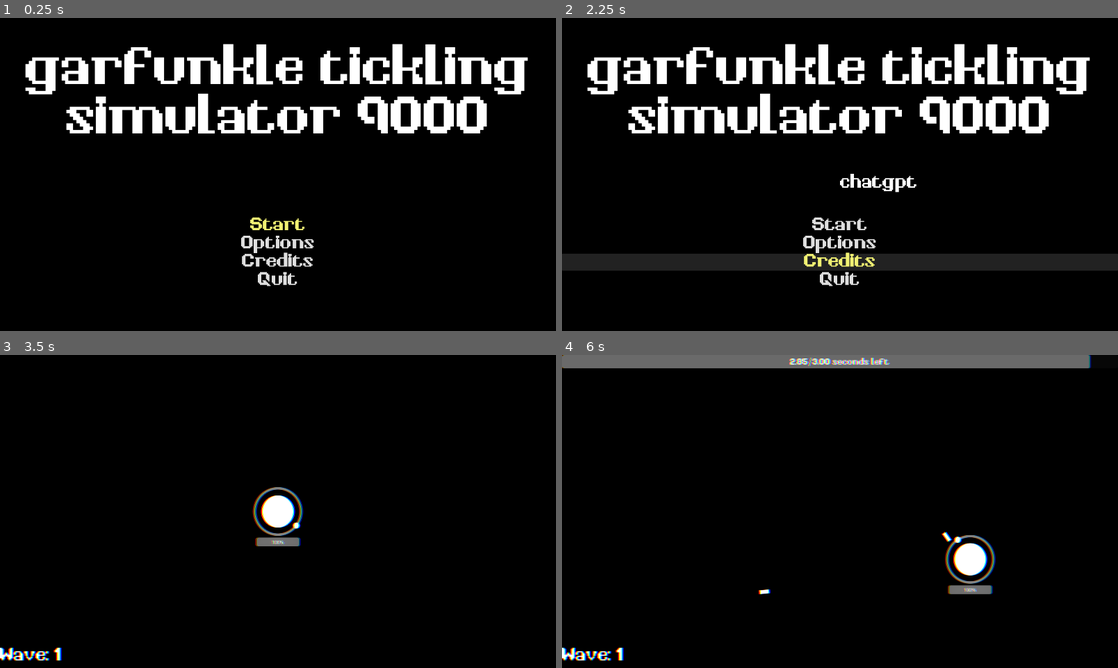
Above: before the commit, frames 1-4 (two rows, left to right).
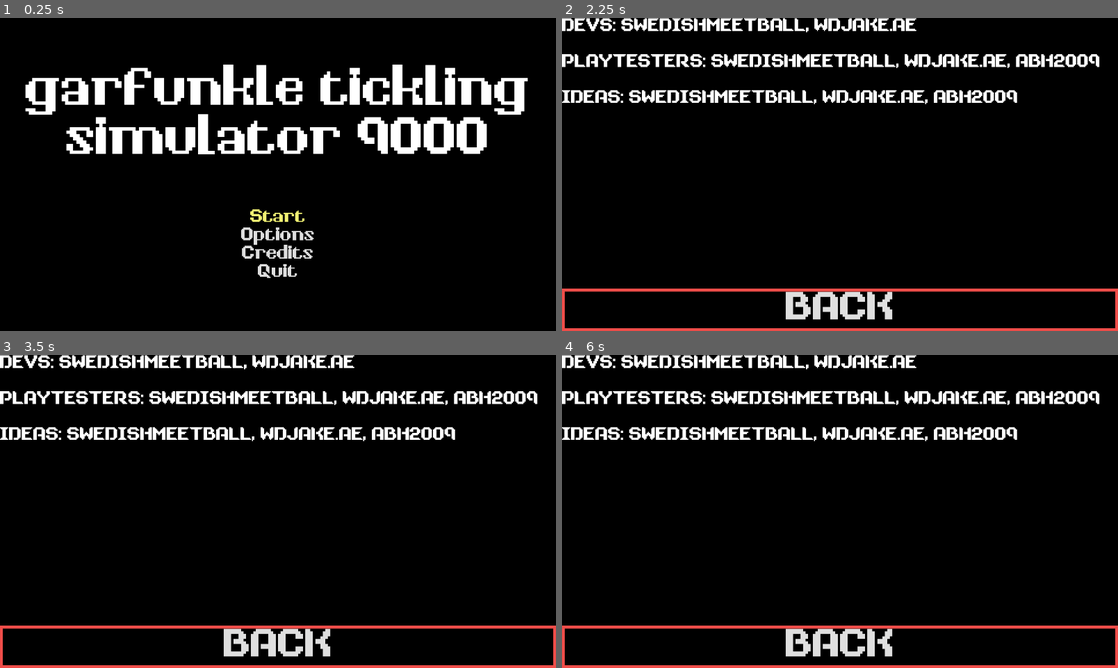
Above: after the commit, the same moments.

Repository: a2kvarnstrom/arcado
Game: Godot game, scene res://scenes/menu.tscn
The game is run twice, just before and just after one commit, with the same random seed, the same clock (stepped at 60 frames per second) and the same inputs.
Inputs (mouse positions are in pixels of both pictures, inside the frame that each line leads up to):
- Up to frame 1 (0.25 s): no input
- Up to frame 2 (2.25 s): click "Options" at 0.5 s; click (840, 309) at 1.25 s, where only the run after the commit has a clickable "BACK"; click "Credits" at 2 s
- Up to frame 3 (3.5 s): click (278, 561) at 2.75 s, where only the run before the commit has a clickable "Start"
- Up to frame 4 (6 s): move the mouse to (962, 495) at 3.52 s; hold D (right) 3.53-4.28 s; click (962, 495) at 3.6 s; move the mouse to (728, 527) at 4.27 s; hold S (down) 4.28-5.03 s; click (728, 527) at 4.35 s; move the mouse to (895, 442) at 5.02 s; hold D (right) 5.03-5.78 s; click (895, 442) at 5.1 s; move the mouse to (812, 574) at 5.77 s; hold W (up) from 5.78 s (still down); click (812, 574) at 5.85 s

The runs differ from the first frame. In frame 1, 16% of the frame differs, in the area x 4-95%, y 8-86%; in frame 2, 23%, in the area x 0-100%, y 0-100%; in frame 3, 11%; in frame 4, 13%.

Commit message:
:D
d

Diff:
--- a/scenes/circle_enemy.tscn
+++ b/scenes/circle_enemy.tscn
@@ -1,6 +1,7 @@
-[gd_scene load_steps=7 format=3 uid="uid://suderjlct2q"]
+[gd_scene load_steps=8 format=3 uid="uid://suderjlct2q"]
 
 [ext_resource type="Script" path="res://scripts/enemies/circle_enemy.gd" id="1_t16ow"]
+[ext_resource type="PackedScene" uid="uid://ns86d0hmx05g" path="res://scenes/off_screen_marker.tscn" id="2_7fjq8"]
 [ext_resource type="Script" path="res://scripts/systems/entity/health.gd" id="4_qb62g"]
 [ext_resource type="Script" path="res://scripts/systems/entity/hurtbox.gd" id="5_bsgsf"]
 [ext_resource type="Script" path="res://scripts/systems/entity/hitbox.gd" id="6_3f0pn"]
@@ -13,6 +14,8 @@
 
 [node name="CircleEnemy" type="CharacterBody2D"]
 script = ExtResource("1_t16ow")
+
+[node name="OffScreenMarker" parent="." instance=ExtResource("2_7fjq8")]
 
 [node name="Health" type="Node" parent="."]
 script = ExtResource("4_qb62g")
--- a/scenes/credits.tscn
+++ b/scenes/credits.tscn
@@ -1,6 +1,8 @@
-[gd_scene load_steps=2 format=3 uid="uid://bjoclqy0k12v5"]
+[gd_scene load_steps=4 format=3 uid="uid://bjoclqy0k12v5"]
 
 [ext_resource type="Theme" uid="uid://cdp1vqedgum7d" path="res://themes/menu.tres" id="1_82hpl"]
+[ext_resource type="Script" path="res://scripts/systems/menus/credits.gd" id="1_lqt57"]
+[ext_resource type="StyleBox" uid="uid://cv88a6udmx6gh" path="res://scenes/new_style_box_flat.tres" id="2_ko08v"]
 
 [node name="Credits" type="Control"]
 layout_mode = 3
@@ -9,10 +11,30 @@
 anchor_bottom = 1.0
 grow_horizontal = 2
 grow_vertical = 2
+script = ExtResource("1_lqt57")
 
 [node name="Label" type="Label" parent="."]
 layout_mode = 0
-offset_right = 40.0
-offset_bottom = 23.0
+offset_right = 1920.0
+offset_bottom = 183.0
 theme = ExtResource("1_82hpl")
-text = "chatgpt"
+text = "DEVS: SWEDISHMEETBALL, WDJAKE.AE
+
+PLAYTESTERS: SWEDISHMEETBALL, WDJAKE.AE, ABH2009
+
+IDEAS: SWEDISHMEETBALL, WDJAKE.AE, ABH2009"
+
+[node name="VBoxContainer" type="VBoxContainer" parent="."]
+layout_mode = 0
+offset_right = 1920.0
+offset_bottom = 1080.0
+alignment = 2
+
+[node name="Button" type="Button" parent="VBoxContainer"]
+layout_mode = 2
+theme = ExtResource("1_82hpl")
+theme_override_font_sizes/font_size = 150
+theme_override_styles/normal = ExtResource("2_ko08v")
+text = "BACK"
+
+[connection signal="pressed" from="VBoxContainer/Button" to="." method="_on_button_pressed"]
--- a/scenes/main.tscn
+++ b/scenes/main.tscn
@@ -61,7 +61,7 @@
 script = ExtResource("7_7ujij")
 enemy = 0
 amount = 1
-time = 0.0
+time = 1.0
 
 [sub_resource type="Resource" id="Resource_fy1yx"]
 script = ExtResource("7_7ujij")
--- a/scenes/menu.tscn
+++ b/scenes/menu.tscn
@@ -5,57 +5,52 @@
 
 [node name="Menu" type="Control"]
 layout_mode = 3
-anchors_preset = 8
-anchor_left = 0.5
-anchor_top = 0.5
-anchor_right = 0.5
-anchor_bottom = 0.5
+anchors_preset = 15
+anchor_right = 1.0
+anchor_bottom = 1.0
 grow_horizontal = 2
 grow_vertical = 2
 theme = ExtResource("1_0mi8l")
 script = ExtResource("1_3wsxt")
 
 [node name="VBoxContainer" type="VBoxContainer" parent="."]
-layout_mode = 1
-anchors_preset = 5
-anchor_left = 0.5
-anchor_right = 0.5
-offset_left = -960.0
-offset_right = 960.0
-offset_bottom = 542.0
-grow_horizontal = 2
+layout_mode = 0
+offset_right = 1920.0
+offset_bottom = 1080.0
+theme_override_constants/separation = 150
 alignment = 1
 
-[node name="StartButton" type="Button" parent="VBoxContainer"]
+[node name="Label" type="Label" parent="VBoxContainer"]
 layout_mode = 2
-focus_neighbor_top = NodePath("../QuitButton")
-text = "Start"
-
-[node name="OptionsButton" type="Button" parent="VBoxContainer"]
-layout_mode = 2
-text = "Options"
-
-[node name="CreditsButton" type="Button" parent="VBoxContainer"]
-layout_mode = 2
-text = "Credits"
-
-[node name="QuitButton" type="Button" parent="VBoxContainer"]
-layout_mode = 2
-focus_neighbor_bottom = NodePath("../StartButton")
-text = "Quit"
-
-[node name="Label" type="Label" parent="."]
-layout_mode = 0
-offset_left = -960.0
-offset_top = -540.0
-offset_right = 960.0
 theme_override_font_sizes/font_size = 200
 text = "garfunkle tickling simulator 9000"
 horizontal_alignment = 1
 vertical_alignment = 1
 autowrap_mode = 3
 
-[connection signal="pressed" from="VBoxContainer/StartButton" to="." method="_on_start_button_pressed"]
-[connection signal="pressed" from="VBoxContainer/OptionsButton" to="." method="_on_options_button_pressed"]
-[connection signal="pressed" from="VBoxContainer/CreditsButton" to="." method="_on_credits_button_pressed"]
-[connection signal="pressed" from="VBoxContainer/QuitButton" to="." method="_on_quit_button_pressed"]
+[node name="VBoxContainer" type="VBoxContainer" parent="VBoxContainer"]
+layout_mode = 2
+alignment = 2
+
+[node name="StartButton" type="Button" parent="VBoxContainer/VBoxContainer"]
+layout_mode = 2
+focus_neighbor_top = NodePath("../QuitButton")
+text = "Start"
+
+[node name="OptionsButton" type="Button" parent="VBoxContainer/VBoxContainer"]
+layout_mode = 2
+text = "Options"
+
+[node name="CreditsButton" type="Button" parent="VBoxContainer/VBoxContainer"]
+layout_mode = 2
+text = "Credits"
+
+[node name="QuitButton" type="Button" parent="VBoxContainer/VBoxContainer"]
+layout_mode = 2
+focus_neighbor_bottom = NodePath("../StartButton")
+text = "Quit"
+
+[connection signal="pressed" from="VBoxContainer/VBoxContainer/StartButton" to="." method="_on_start_button_pressed"]
+[connection signal="pressed" from="VBoxContainer/VBoxContainer/OptionsButton" to="." method="_on_options_button_pressed"]
+[connection signal="pressed" from="VBoxContainer/VBoxContainer/CreditsButton" to="." method="_on_credits_button_pressed"]
+[connection signal="pressed" from="VBoxContainer/VBoxContainer/QuitButton" to="." method="_on_quit_button_pressed"]
--- a/scenes/new_style_box_flat.tres
+++ b/scenes/new_style_box_flat.tres
@@ -6,4 +6,4 @@
 border_width_top = 10
 border_width_right = 10
 border_width_bottom = 10
-border_color = Color(0.326344, 0.799994, 0.976862, 1)
+border_color = Color(0.937255, 0.301961, 0.286275, 1)
--- a/scenes/options.tscn
+++ b/scenes/options.tscn
@@ -1,4 +1,8 @@
-[gd_scene format=3 uid="uid://b68f8g7qwyut7"]
+[gd_scene load_steps=4 format=3 uid="uid://b68f8g7qwyut7"]
+
+[ext_resource type="Script" path="res://scripts/systems/menus/options.gd" id="1_f2nhr"]
+[ext_resource type="Theme" uid="uid://cdp1vqedgum7d" path="res://themes/menu.tres" id="2_m6lnw"]
+[ext_resource type="StyleBox" uid="uid://cv88a6udmx6gh" path="res://scenes/new_style_box_flat.tres" id="3_202s5"]
 
 [node name="Options" type="Control"]
 layout_mode = 3
@@ -7,3 +11,29 @@
 anchor_bottom = 1.0
 grow_horizontal = 2
 grow_vertical = 2
+script = ExtResource("1_f2nhr")
+
+[node name="Label" type="Label" parent="."]
+layout_mode = 0
+offset_right = 1920.0
+offset_bottom = 200.0
+theme = ExtResource("2_m6lnw")
+theme_override_font_sizes/font_size = 150
+text = "i forgor 💀"
+horizontal_alignment = 1
+vertical_alignment = 1
+
+[node name="VBoxContainer" type="VBoxContainer" parent="."]
+layout_mode = 0
+offset_right = 1920.0
+offset_bottom = 1080.0
+alignment = 2
+
+[node name="Button" type="Button" parent="VBoxContainer"]
+layout_mode = 2
+theme = ExtResource("2_m6lnw")
+theme_override_font_sizes/font_size = 150
+theme_override_styles/normal = ExtResource("3_202s5")
+text = "BACK"
+
+[connection signal="pressed" from="VBoxContainer/Button" to="." method="_on_button_pressed"]
--- a/scenes/pink_ring.tscn
+++ b/scenes/pink_ring.tscn
@@ -1,7 +1,8 @@
-[gd_scene load_steps=5 format=3 uid="uid://ydgo8j75g08a"]
+[gd_scene load_steps=6 format=3 uid="uid://ydgo8j75g08a"]
 
 [ext_resource type="Script" path="res://scripts/systems/entity/health.gd" id="1_y3hnq"]
 [ext_resource type="Script" path="res://scripts/enemies/pink_ring.gd" id="1_yuy40"]
+[ext_resource type="PackedScene" uid="uid://ns86d0hmx05g" path="res://scenes/off_screen_marker.tscn" id="2_co2ox"]
 [ext_resource type="Script" path="res://scripts/systems/entity/hurtbox.gd" id="2_u7whp"]
 
 [sub_resource type="CircleShape2D" id="CircleShape2D_5dx4l"]
@@ -9,6 +10,8 @@
 
 [node name="PinkRing" type="CharacterBody2D"]
 script = ExtResource("1_yuy40")
+
+[node name="OffScreenMarker" parent="." instance=ExtResource("2_co2ox")]
 
 [node name="Health" type="Node" parent="." node_paths=PackedStringArray("healthbar")]
 script = ExtResource("1_y3hnq")
--- a/scenes/square_enemy.tscn
+++ b/scenes/square_enemy.tscn
@@ -1,8 +1,9 @@
-[gd_scene load_steps=10 format=3 uid="uid://bjc5d8yo4bah2"]
+[gd_scene load_steps=11 format=3 uid="uid://bjc5d8yo4bah2"]
 
 [ext_resource type="Script" path="res://scripts/systems/state_machine/state_machine.gd" id="1_ffjy1"]
 [ext_resource type="Script" path="res://scripts/enemies/square_enemy.gd" id="1_jnia6"]
 [ext_resource type="Script" path="res://scripts/systems/entity/health.gd" id="2_1rrbv"]
+[ext_resource type="PackedScene" uid="uid://ns86d0hmx05g" path="res://scenes/off_screen_marker.tscn" id="2_yrd04"]
 [ext_resource type="Script" path="res://scripts/systems/entity/hurtbox.gd" id="3_xhvbw"]
 [ext_resource type="Script" path="res://scripts/systems/state_machine/follow_state.gd" id="4_qn4ji"]
 [ext_resource type="Script" path="res://scripts/systems/state_machine/shooting_state.gd" id="5_7yty5"]
@@ -16,6 +17,8 @@
 
 [node name="SquareEnemy" type="CharacterBody2D"]
 script = ExtResource("1_jnia6")
+
+[node name="OffScreenMarker" parent="." instance=ExtResource("2_yrd04")]
 
 [node name="CollisionShape2D" type="CollisionShape2D" parent="."]
 shape = SubResource("RectangleShape2D_iyj5g")
--- a/scenes/triangle_enemy.tscn
+++ b/scenes/triangle_enemy.tscn
@@ -1,12 +1,15 @@
-[gd_scene load_steps=5 format=3 uid="uid://votgru8trgx8"]
+[gd_scene load_steps=6 format=3 uid="uid://votgru8trgx8"]
 
 [ext_resource type="Script" path="res://scripts/enemies/triangle_enemy.gd" id="1_c0kp1"]
+[ext_resource type="PackedScene" uid="uid://ns86d0hmx05g" path="res://scenes/off_screen_marker.tscn" id="2_a38is"]
 [ext_resource type="PackedScene" uid="uid://5q38gco3sk5l" path="res://scenes/laser.tscn" id="2_oglgs"]
 [ext_resource type="Script" path="res://scripts/systems/entity/health.gd" id="5_lkrhj"]
 [ext_resource type="Script" path="res://scripts/systems/entity/hurtbox.gd" id="6_4let0"]
 
 [node name="TriangleEnemy" type="CharacterBody2D"]
 script = ExtResource("1_c0kp1")
+
+[node name="OffScreenMarker" parent="." instance=ExtResource("2_a38is")]
 
 [node name="Laser" parent="." instance=ExtResource("2_oglgs")]
 
--- a/scenes/yellow_triangle.tscn
+++ b/scenes/yellow_triangle.tscn
@@ -1,7 +1,8 @@
-[gd_scene load_steps=8 format=3 uid="uid://6aey5w2fps3r"]
+[gd_scene load_steps=9 format=3 uid="uid://6aey5w2fps3r"]
 
 [ext_resource type="Script" path="res://scripts/enemies/yellow_triangle.gd" id="1_fhx5e"]
 [ext_resource type="Script" path="res://scripts/systems/entity/health.gd" id="1_ocecq"]
+[ext_resource type="PackedScene" uid="uid://ns86d0hmx05g" path="res://scenes/off_screen_marker.tscn" id="2_0xvks"]
 [ext_resource type="Script" path="res://scripts/systems/entity/hurtbox.gd" id="2_pfda7"]
 [ext_resource type="Script" path="res://scripts/systems/state_machine/state_machine.gd" id="4_fflhh"]
 [ext_resource type="Script" path="res://scripts/systems/state_machine/follow_state.gd" id="5_3xerp"]
@@ -10,6 +11,8 @@
 
 [node name="YellowTriangle" type="CharacterBody2D"]
 script = ExtResource("1_fhx5e")
+
+[node name="OffScreenMarker" parent="." instance=ExtResource("2_0xvks")]
 
 [node name="Health" type="Node" parent="." node_paths=PackedStringArray("healthbar")]
 script = ExtResource("1_ocecq")
--- a/scripts/enemies/circle_enemy.gd
+++ b/scripts/enemies/circle_enemy.gd
@@ -3,11 +3,13 @@
 @onready var main: Node = get_tree().get_root().get_node("main")
 @export var move_speed: float = 50.0
 @onready var projectile = load("res://scenes/circle_projectile.tscn")
+@onready var off_screen_marker: Node2D = $OffScreenMarker
 
 var shoot_cooldown: float = 1.0
 var player: CharacterBody2D
 
 func _ready() -> void:
+	off_screen_marker.color = Color.CORNFLOWER_BLUE
 	player = get_tree().get_first_node_in_group("Player")
 	print("circle")
 
--- a/scripts/enemies/pink_ring.gd
+++ b/scripts/enemies/pink_ring.gd
@@ -3,11 +3,13 @@
 @onready var main: Node = get_tree().get_root().get_node("main")
 @onready var projectile = load("res://scenes/circle_projectile.tscn")
 @onready var progress_bar: ProgressBar = $ProgressBar
+@onready var off_screen_marker: Node2D = $OffScreenMarker
 
 var shoot_cooldown: float = 1.0
 var player: CharacterBody2D
 
 func _ready() -> void:
+	off_screen_marker.color = Color.HOT_PINK
 	player = get_tree().get_first_node_in_group("Player")
 	print("ring")
 
--- a/scripts/enemies/square_enemy.gd
+++ b/scripts/enemies/square_enemy.gd
@@ -1,6 +1,8 @@
 extends CharacterBody2D
+@onready var off_screen_marker: Node2D = $OffScreenMarker
 
 func _ready() -> void:
+	off_screen_marker.color = Color.RED
 	print("square")
 
 func _physics_process(_delta: float) -> void:
--- a/scripts/enemies/triangle_enemy.gd
+++ b/scripts/enemies/triangle_enemy.gd
@@ -3,11 +3,13 @@
 @export var SPEED: float = 100.0
 @export var stop_dist: float = 400.0
 @onready var laser: Node2D = $Laser
+@onready var off_screen_marker: Node2D = $OffScreenMarker
 
 var cooldown: float = 2.0
 var player: CharacterBody2D
 
 func _ready() -> void:
+	off_screen_marker.color = Color.GREEN
 	player = get_tree().get_first_node_in_group("Player")
 	print("triangle")
 
--- a/scripts/enemies/yellow_triangle.gd
+++ b/scripts/enemies/yellow_triangle.gd
@@ -3,6 +3,7 @@
 @export var SPEED: float = 100.0
 @export var stop_dist: float = 400.0
 @onready var laser: Node2D = $Laser
+@onready var off_screen_marker: Node2D = $OffScreenMarker
 
 var cooldown: float
 var player: CharacterBody2D
@@ -10,6 +11,7 @@
 signal cooldown_complete
 
 func _ready() -> void:
+	off_screen_marker.color = Color.YELLOW
 	player = get_tree().get_first_node_in_group("Player")
 	print("triangle")
 
--- a/scripts/systems/entity/marker_sprite.gd
+++ b/scripts/systems/entity/marker_sprite.gd
@@ -1,5 +1,6 @@
 extends Node2D
 
+var color: Color
 
 # Called when the node enters the scene tree for the first time.
 func _ready() -> void:
@@ -11,5 +12,5 @@
 	pass
 
 func _draw() -> void:
-	draw_polygon(PackedVector2Array([Vector2(0.0, 0.0), Vector2(-20.0, -10.0), Vector2(-20.0, 10.0)]), PackedColorArray([Color.ORANGE]))
-	draw_circle(Vector2(-20.0, 0.0), 10.0, Color.ORANGE)
+	draw_polygon(PackedVector2Array([Vector2(0.0, 0.0), Vector2(-20.0, -10.0), Vector2(-20.0, 10.0)]), PackedColorArray([color]))
+	draw_circle(Vector2(-20.0, 0.0), 10.0, color)
--- a/scripts/systems/entity/off_screen_marker.gd
+++ b/scripts/systems/entity/off_screen_marker.gd
@@ -1,4 +1,6 @@
 extends Node2D
+
+@export var color: Color
 
 @onready var sprite: Node2D = $Sprite
 
@@ -6,7 +8,7 @@
 
 # Called when the node enters the scene tree for the first time.
 func _ready() -> void:
-	pass # Replace with function body.
+	sprite.color = color
 
 # Called every frame. 'delta' is the elapsed time since the previous frame.
 func _process(delta: float) -> void:
@@ -18,8 +20,27 @@
 	set_marker_rotation()
 
 func set_marker_position(bounds: Rect2) -> void:
-	sprite.global_position.x = clampi(global_position.x, bounds.position.x, bounds.end.x)
-	sprite.global_position.y = clampi(global_position.y, bounds.position.y, bounds.end.y)
+	if(target_position == null):
+		sprite.global_position.x = clampi(global_position.x, bounds.position.x, bounds.end.x)
+		sprite.global_position.y = clampi(global_position.y, bounds.position.y, bounds.end.y)
+	else:
+		var displacement = global_position - target_position
+		var length
+
+		var tl = (bounds.position - target_position).angle()
+		var tr = (Vector2(bounds.end.x, bounds.position.y) - target_position).angle()
+		var bl = (Vector2(bounds.position.x, bounds.end.y) - target_position).angle()
+		var br = (bounds.end - target_position).angle()
+		if((displacement.anglet() > tl && displacement.angle() < tr)) || (displacement.angle() < bl  && displacement.angle() > br):
+			var y_length = clampf(displacement.y, bounds.position.y - target_position.y, bounds.end.y - target_position.y)
+			var angle = displacement.angle() - PI / 2.0
+			length = y_length / cos(angle) if cos(angle) != 0 else y_length
+		else:
+			var x_length = clampf(displacement.x, bounds.position.x - target_position.x, bounds.end.x - target_position.x)
+			var angle = displacement.angle()
+			length = x_length / cos(angle) if cos(angle) != 0 else x_length
+
+		sprite.global_position = (length * Vector2.from_angle(displacement.angle())) + target_position
 
 	if(bounds.has_point(global_position)):
 		hide()
--- /dev/null
+++ b/scripts/systems/menus/credits.gd
@@ -0,0 +1,5 @@
+extends Control
+
+func _on_button_pressed() -> void:
+	get_node("../VBoxContainer").visible = true
+	queue_free()
--- a/scripts/systems/menus/menu.gd
+++ b/scripts/systems/menus/menu.gd
@@ -4,7 +4,7 @@
 @onready var credits: PackedScene = preload("res://scenes/credits.tscn")
 
 func _ready() -> void:
-	$VBoxContainer/StartButton.grab_focus()
+	$VBoxContainer/VBoxContainer/StartButton.grab_focus()
 
 func _on_start_button_pressed() -> void:
 	get_tree().change_scene_to_file("res://scenes/main.tscn")
@@ -12,10 +12,12 @@
 func _on_options_button_pressed() -> void:
 	var options_menu = options.instantiate()
 	get_tree().current_scene.add_child(options_menu)
+	$VBoxContainer.visible = false
 
 func _on_credits_button_pressed() -> void:
 	var credits_menu = credits.instantiate()
 	get_tree().current_scene.add_child(credits_menu)
+	$VBoxContainer.visible = false
 
 func _on_quit_button_pressed() -> void:
 	get_tree().quit()
--- /dev/null
+++ b/scripts/systems/menus/options.gd
@@ -0,0 +1,5 @@
+extends Control
+
+func _on_button_pressed() -> void:
+	get_node("../VBoxContainer").visible = true
+	queue_free()
--- a/scripts/systems/menus/upgrades_ui.gd
+++ b/scripts/systems/menus/upgrades_ui.gd
@@ -13,7 +13,7 @@
 
 
 func _on_hp_pressed() -> void:
-	player.health.health += 5
+	player.health.set_max_health(player.health.get_max_health() + 5)
 
 
 func _on_def_pressed() -> void:
@@ -38,4 +38,4 @@
 
 func _on_weapons_pressed() -> void:
 	add_child(load("res://scenes/weapon_ui.tscn").instantiate())
-	$VBoxContainer.visible = !$VBoxContainer.visible
+	$VBoxContainer.visible = false
--- a/scripts/systems/menus/weapon_ui.gd
+++ b/scripts/systems/menus/weapon_ui.gd
@@ -24,4 +24,5 @@
 
 
 func _on_button_pressed() -> void:
-	get_tree().change_scene_to_file("res://scenes/upgrades_ui.tscn")
+	get_node("../VBoxContainer").visible = true
+	queue_free()
--- a/scripts/systems/state_machine/enemy_wave.gd
+++ b/scripts/systems/state_machine/enemy_wave.gd
@@ -46,7 +46,7 @@
 	wave_counter.text = "Wave: " + str(current_wave + 1)
 	wave_timer -= delta
 	progress.value = wave_timer
-	progress_text.text = str("%.2f" % (progress.value)) + "/" + str("%.2f" % (progress.max_value)) + " seconds left"
+	progress_text.text = str("%.2f" % (progress.value)) + "/" + str(int(progress.max_value)) + " seconds left"
 
 func physics_update(_delta: float) -> void:
 	spawn_enemy()
@@ -70,13 +70,17 @@
 		# other variable logic
 		amount_left -= 1
 		time_left = current_sequence.time / current_sequence.amount
+		print("tleft ", time_left)
+		print("progval ", progress.value)
 	else:
 		time_left -= get_process_delta_time()
 
 	if(amount_left == 0):
 		waves[current_wave].current_sequence += 1
 		amount_left = current_sequence.amount
+		print("seq", waves[current_wave].current_sequence)
 		if(waves[current_wave].current_sequence >= waves[current_wave].enemy_sequences.size()):
+			print_debug("wave", current_wave + 1)
 			waves[current_wave].current_sequence = 0
 			current_wave += 1
 			seq_id = 0
--- a/scripts/systems/state_machine/follow_state.gd
+++ b/scripts/systems/state_machine/follow_state.gd
@@ -21,6 +21,6 @@
 
 	if(!spin):
 		var angle_to_player: float = enemy.global_position.direction_to(player.global_position).angle() + deg_to_rad(rotation_offset)
-		enemy.rotation = move_toward(enemy.rotation, angle_to_player, 1)
+		enemy.rotation = angle_to_player
 	else:
 		enemy.rotation += deg_to_rad(90 * delta)
--- a/scripts/systems/state_machine/game_idle.gd
+++ b/scripts/systems/state_machine/game_idle.gd
@@ -5,11 +5,19 @@
 @export var progress_text: Label
 @onready var enemy_count: Node = %EnemyCount
 
+var cooldown: float = 3.0
+
 func enter() -> void:
+	cooldown = 3.0
 	progress.max_value = enemy_count.enemy_count
 
-func update(_delta: float) -> void:
+func update(delta: float) -> void:
 	progress.value = enemy_count.enemy_count
 	progress_text.text = str(progress.value) + "/" + str(progress.max_value) + " enemies left"
 	if(enemy_count.enemy_count == 0):
-		transitioned.emit(self, "EnemyWave")
+		progress.max_value = 3
+		progress.value = cooldown
+		progress_text.text = str("%.2f" % (progress.value)) + "/" + str(progress.max_value) + " seconds left"
+		cooldown -= delta
+		if(cooldown <= 0):
+			transitioned.emit(self, "EnemyWave")
--- a/scripts/systems/waves/enemy_sequence.gd
+++ b/scripts/systems/waves/enemy_sequence.gd
@@ -6,4 +6,5 @@
 @export var time: float
 
 func get_total_time() -> float:
+	print("time/enemy ", time / amount)
 	return time
Not shown: 1 places in scenes/new_style_box_flat.tres that only renumber resources
Not shown: 1 places in scenes/upgrades_ui.tscn that only renumber resources
Not shown: 1 places in scenes/weapon_ui.tscn that only renumber resources
